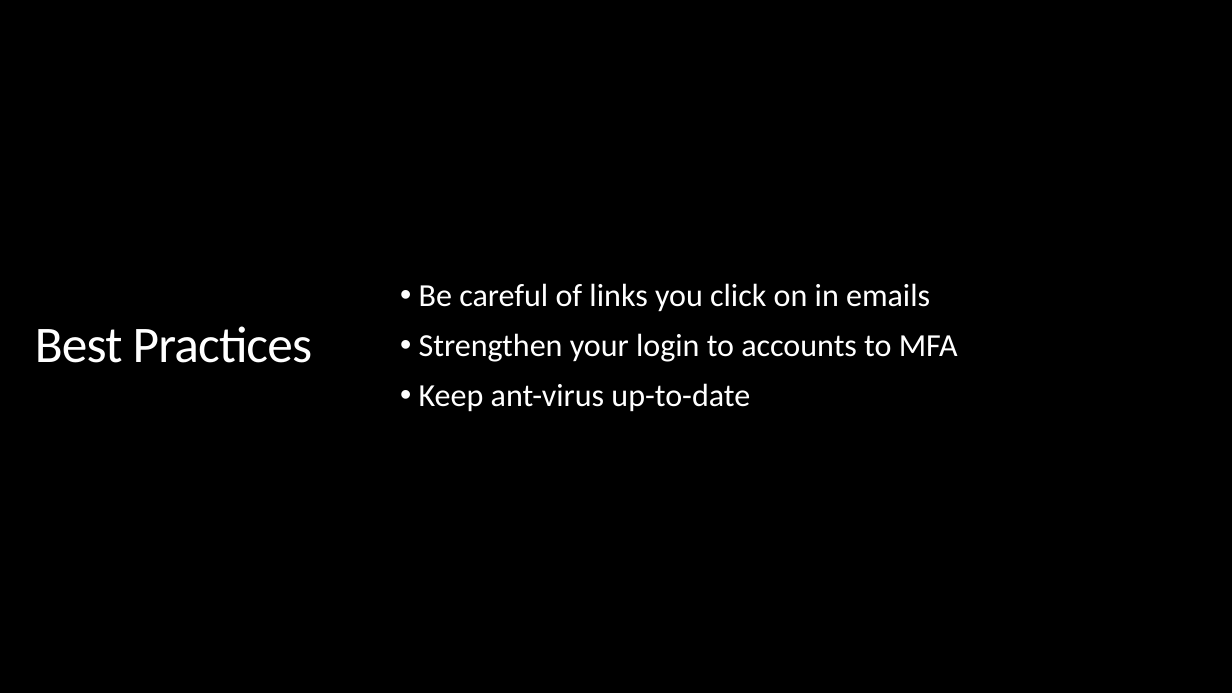
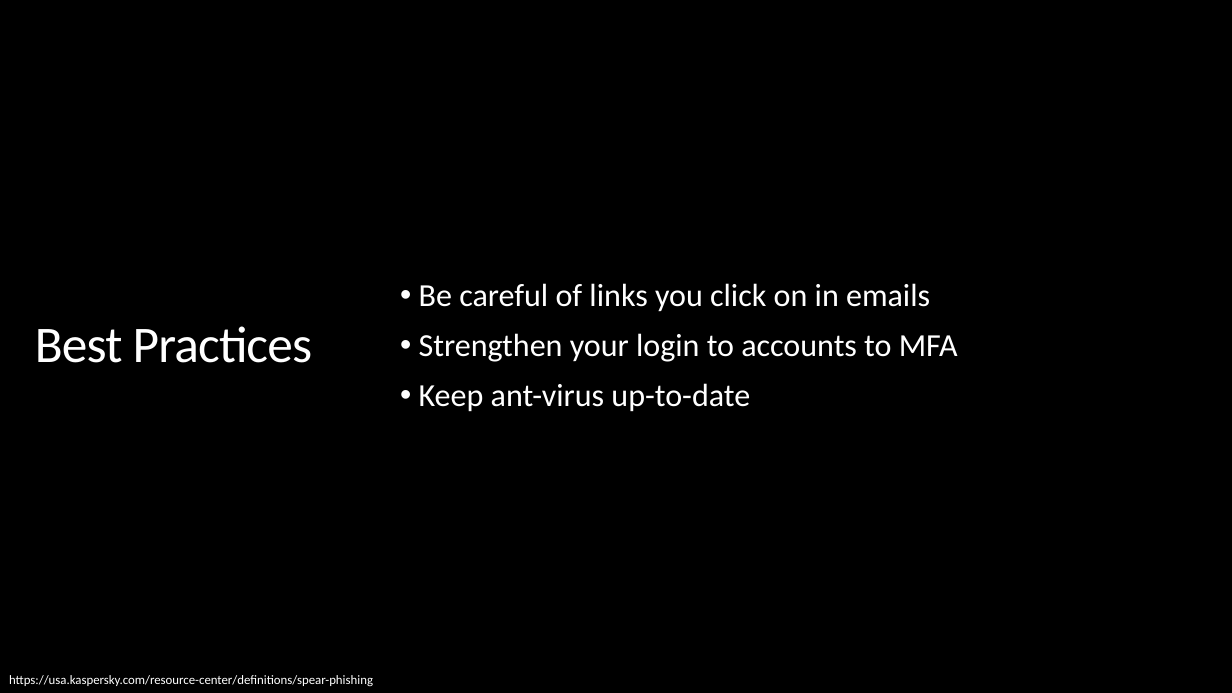
Before and after one commit to jkaufman0521/university-cyber-awareness-training, a slide deck: slide 6 of Presentations/Phishing.pptx. Drawn at 1232x693 pixels with LibreOffice and Linux fonts; fonts in the diff are those of the drawing; background and template pictures are left out. Boxes give left, top, right and bottom in pixels: in the first picture for what was removed or moved away, otherwise in the second. Text is boxed around its words. In the diff, an @@ line names an element or a change of style, - is before the commit and + after.

```diff
--- a/Presentations/Phishing.pptx
+++ b/Presentations/Phishing.pptx
@@ text added at [9, 675, 373, 686], 10 pt, text #FFFFFF @@
+https://usa.kaspersky.com/resource-center/definitions/spear-phishing
```
Also in this commit, not shown: 3 other slides changed, 12 other files.
